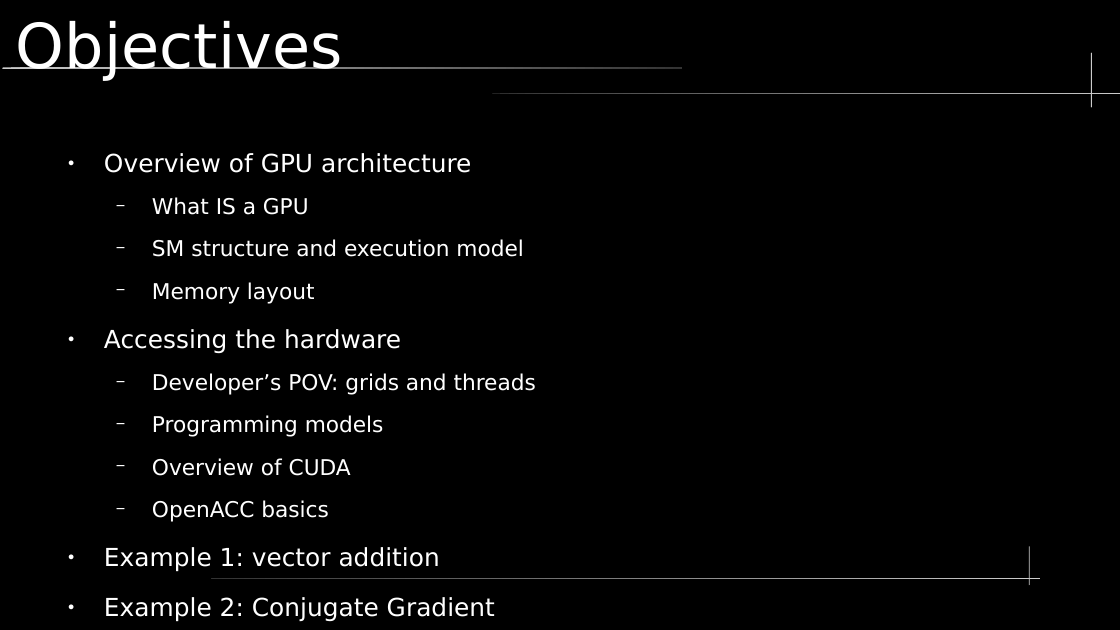
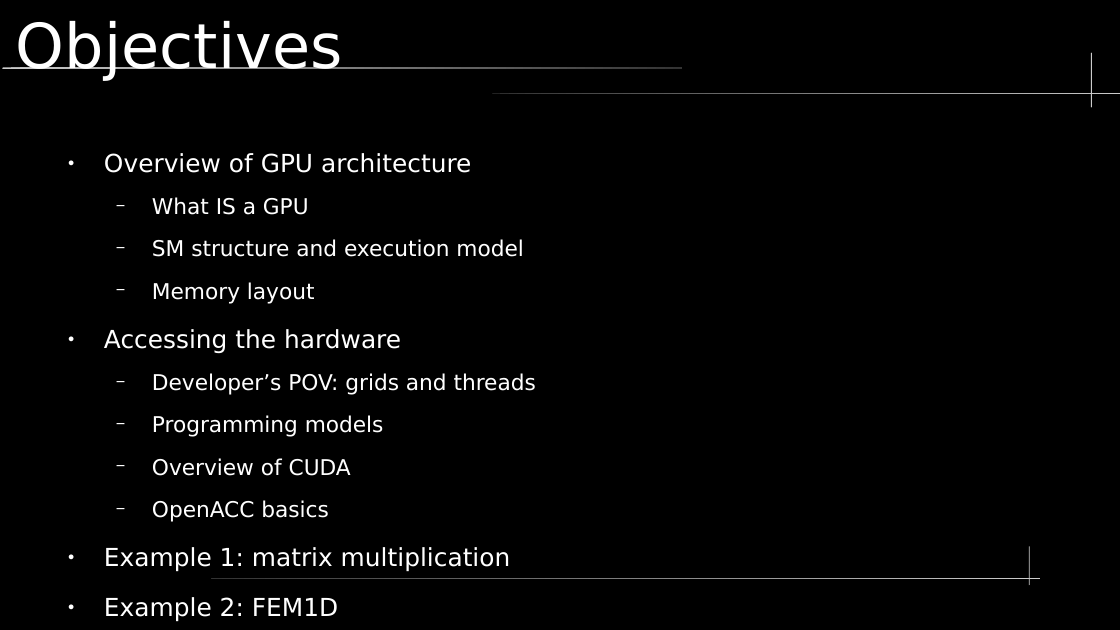
Before and after one commit to LucasGasparinoBSC/presentationUPC, a slide deck: slide 2 of lectureAlyaGPU.odp. Drawn at 1120x630 pixels with LibreOffice and Linux fonts; fonts in the diff are those of the drawing. Boxes give left, top, right and bottom in pixels: in the first picture for what was removed or moved away, otherwise in the second. Text is boxed around its words. In the diff, an @@ line names an element or a change of style, - is before the commit and + after.

```diff
--- a/lectureAlyaGPU.odp
+++ b/lectureAlyaGPU.odp
@@ text at [104,547,511,622]: text changed @@
-● Example 1: vector addition
-● Example 2: Conjugate Gradient
+● Example 1: matrix multiplication
+● Example 2: FEM1D
```
Also in this commit, not shown: 2 other slides changed, 5 slides added, 2 slides removed, 9 other files.
